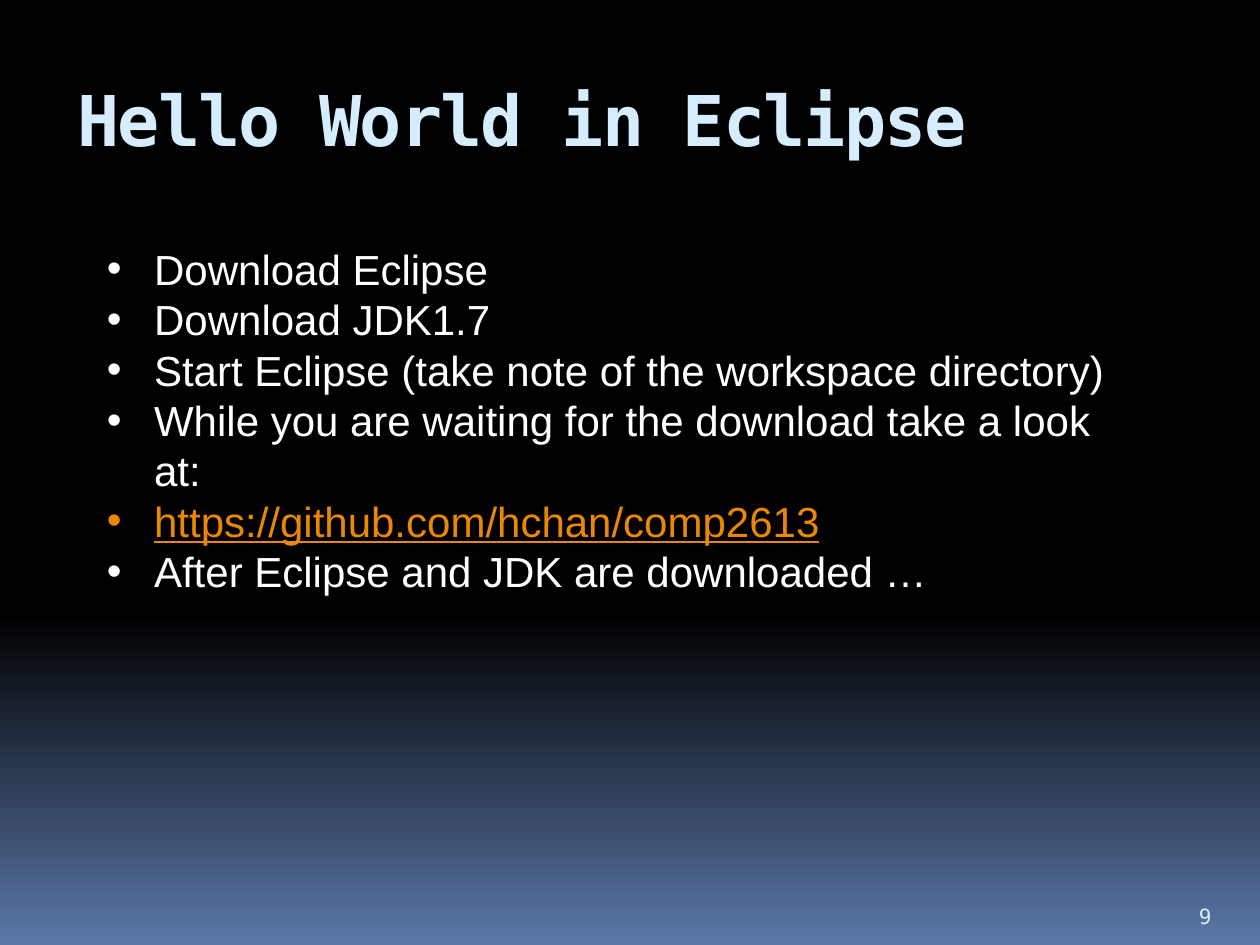
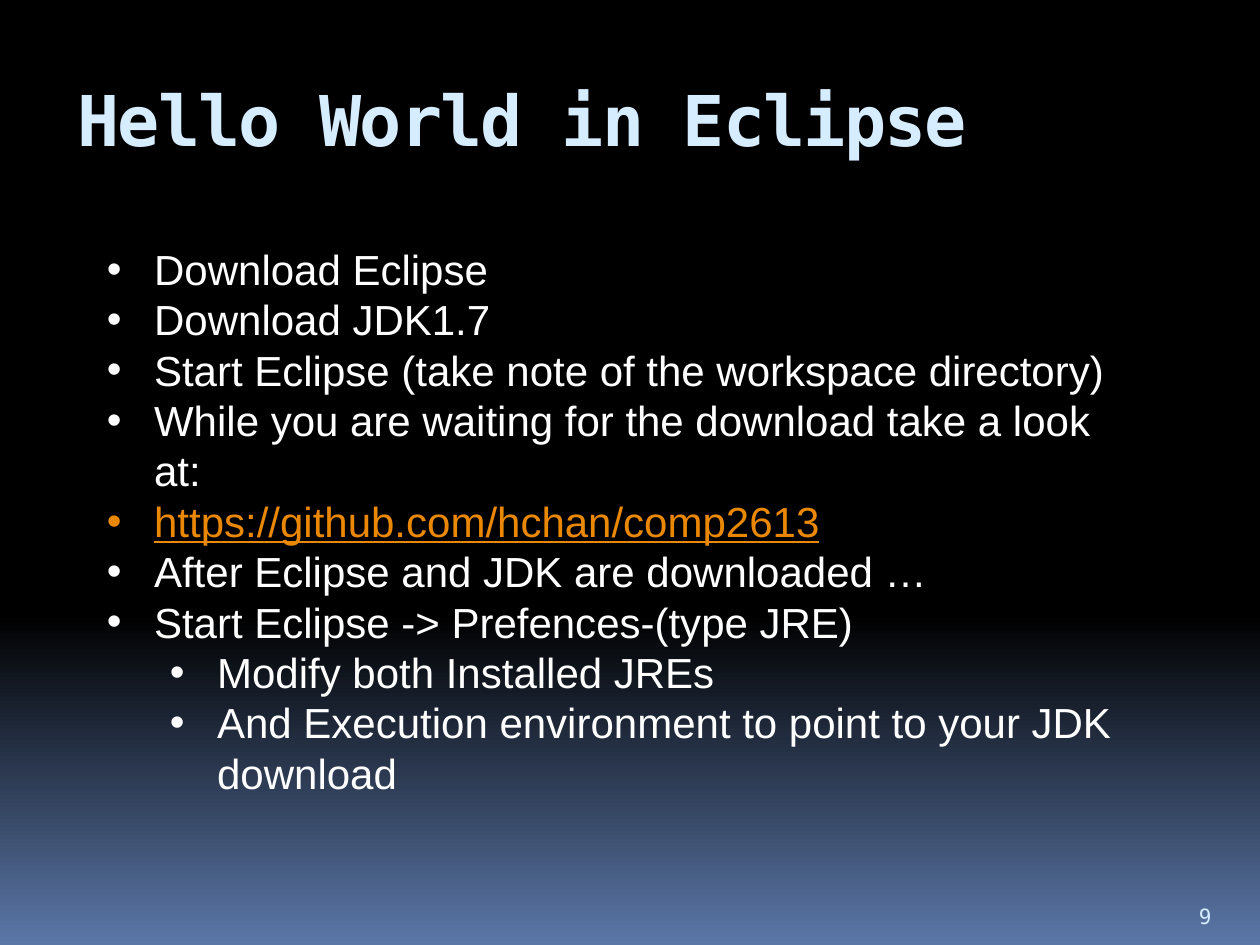
Before and after one commit to hchan/comp2613, a slide deck: slide 9 of coursePresentation.pptx. Drawn at 1260x945 pixels with LibreOffice and Linux fonts; fonts in the diff are those of the drawing. Boxes give left, top, right and bottom in pixels: in the first picture for what was removed or moved away, otherwise in the second. Text is boxed around its words. In the diff, an @@ line names an element or a change of style, - is before the commit and + after.

```diff
--- a/coursePresentation.pptx
+++ b/coursePresentation.pptx
@@ text at [154, 607, 1111, 790]: paragraphs added @@
+• Start Eclipse -> Prefences-(type JRE)
+  • Modify both Installed JREs
+  • And Execution environment to point to your JDK download
```
